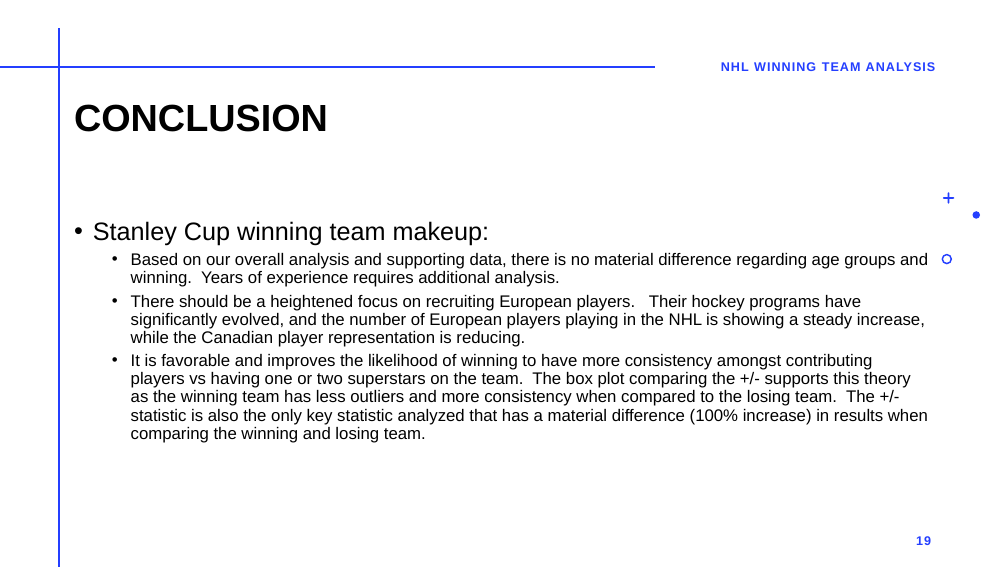
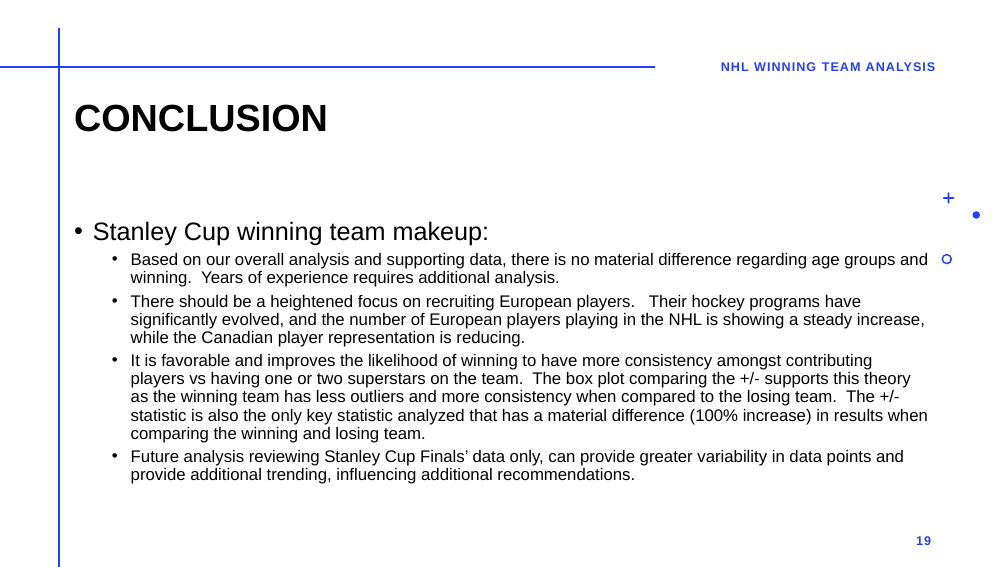
Before and after one commit to rbrennan55/project-sports-analytics-NHL, a slide deck: slide 19 of project-1-nhl.pptx. Drawn at 1008x567 pixels with LibreOffice and Linux fonts; fonts in the diff are those of the drawing. Boxes give left, top, right and bottom in pixels: in the first picture for what was removed or moved away, otherwise in the second. Text is boxed around its words. In the diff, an @@ line names an element or a change of style, - is before the commit and + after.

```diff
--- a/project-1-nhl.pptx
+++ b/project-1-nhl.pptx
@@ text at bbox=[131, 450, 904, 484]: paragraph added @@
+  • Future analysis reviewing Stanley Cup Finals’ data only, can provide greater variability in data points and provide additional trending, influencing additional recommendations.
```
Also in this commit, not shown: 1 other slide changed.
